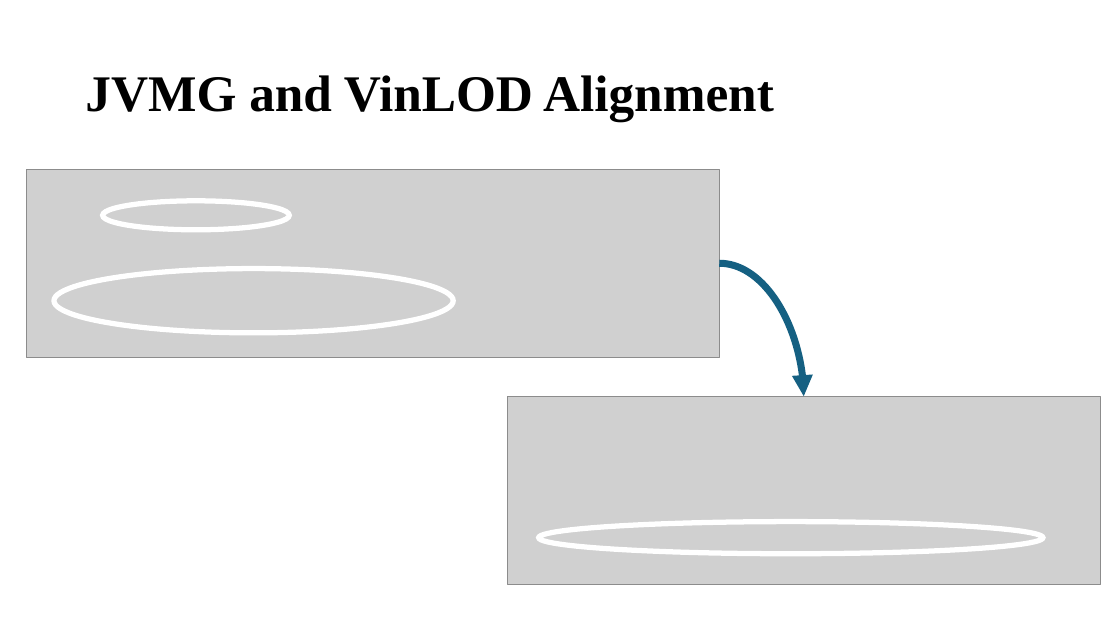
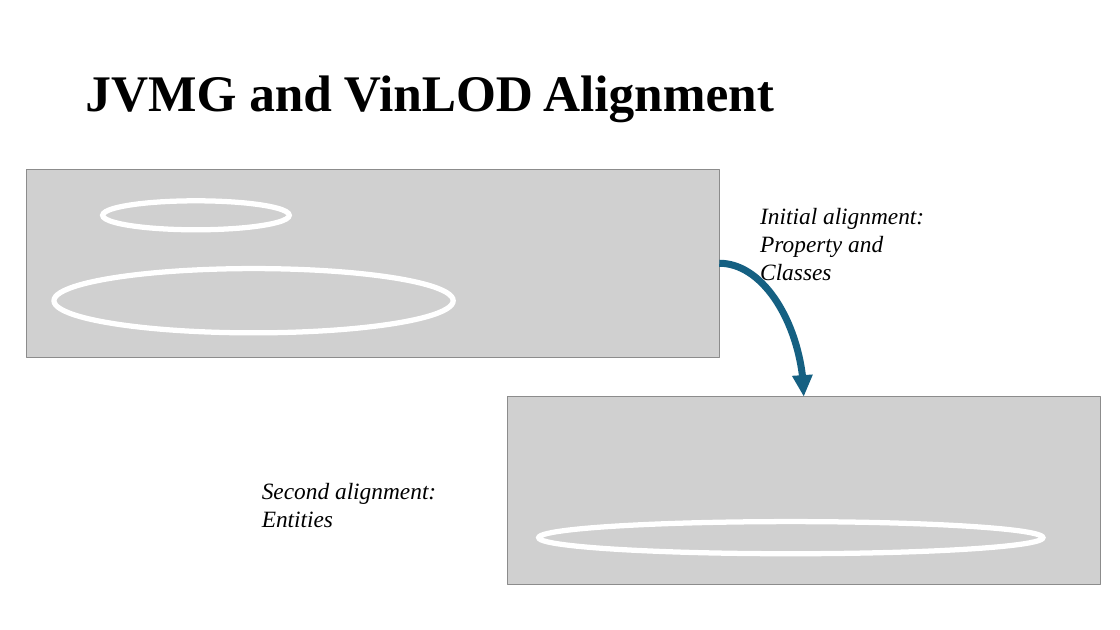
Before and after one commit to VinLOD-Saga/VinLOD-Saga, a slide deck: slide 2 of JVMG Use Case Presentation.pptx. Drawn at 1120x630 pixels with LibreOffice and Linux fonts; fonts in the diff are those of the drawing; grey boxes stand for pictures. Boxes give left, top, right and bottom in pixels: in the first picture for what was removed or moved away, otherwise in the second. Text is boxed around its words. In the diff, an @@ line names an element or a change of style, - is before the commit and + after.

```diff
--- a/JVMG Use Case Presentation.pptx
+++ b/JVMG Use Case Presentation.pptx
@@ text added at (x1=760, y1=207, x2=924, y2=286), 20 pt, text #000000, italic @@
+Initial alignment: Property and Classes
@@ text added at (x1=262, y1=482, x2=436, y2=528), 20 pt, text #000000, italic @@
+Second alignment: Entities
```
Also in this commit, not shown: 4 other slides changed, 1 slide added, 1 slide removed, 1 other file.
